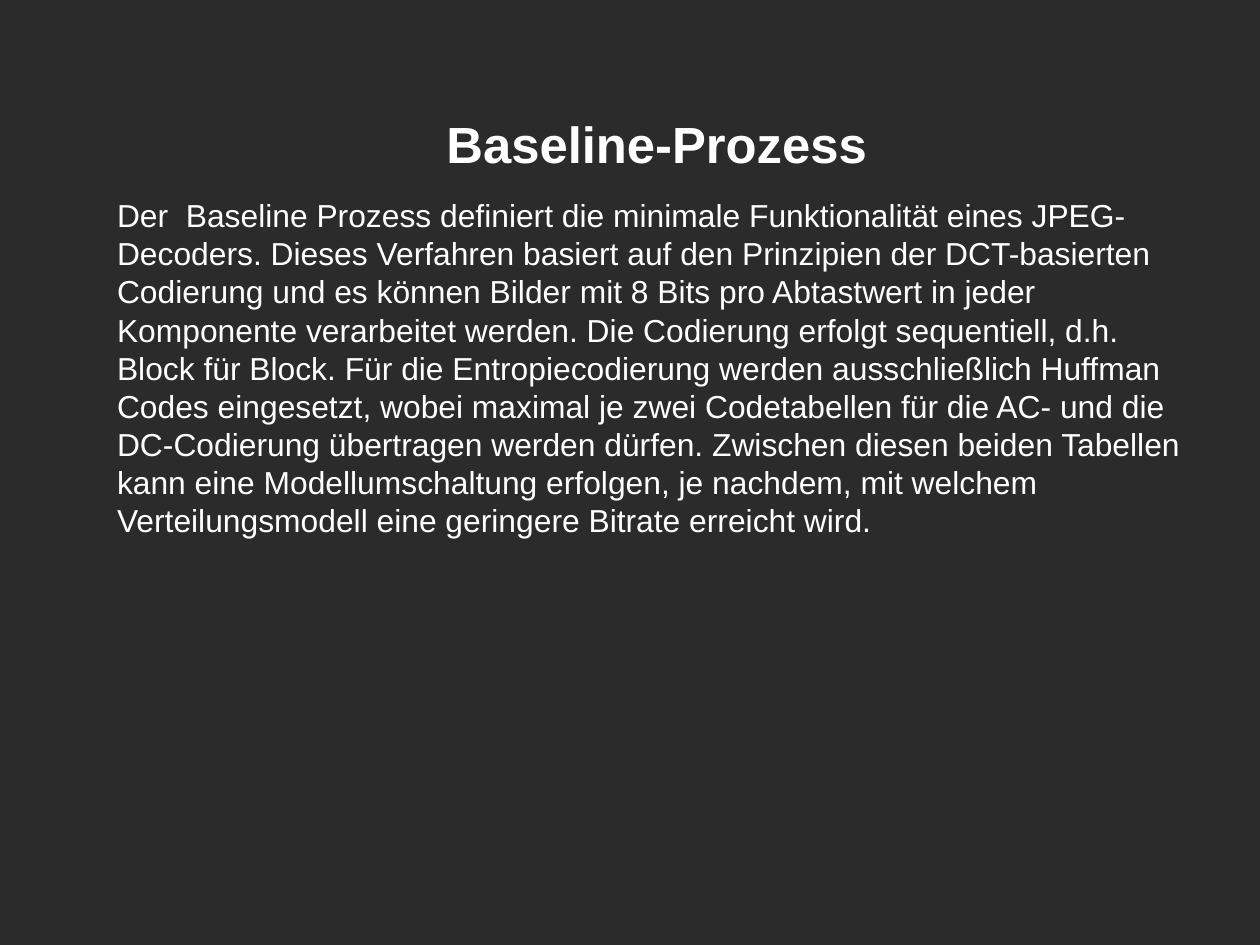
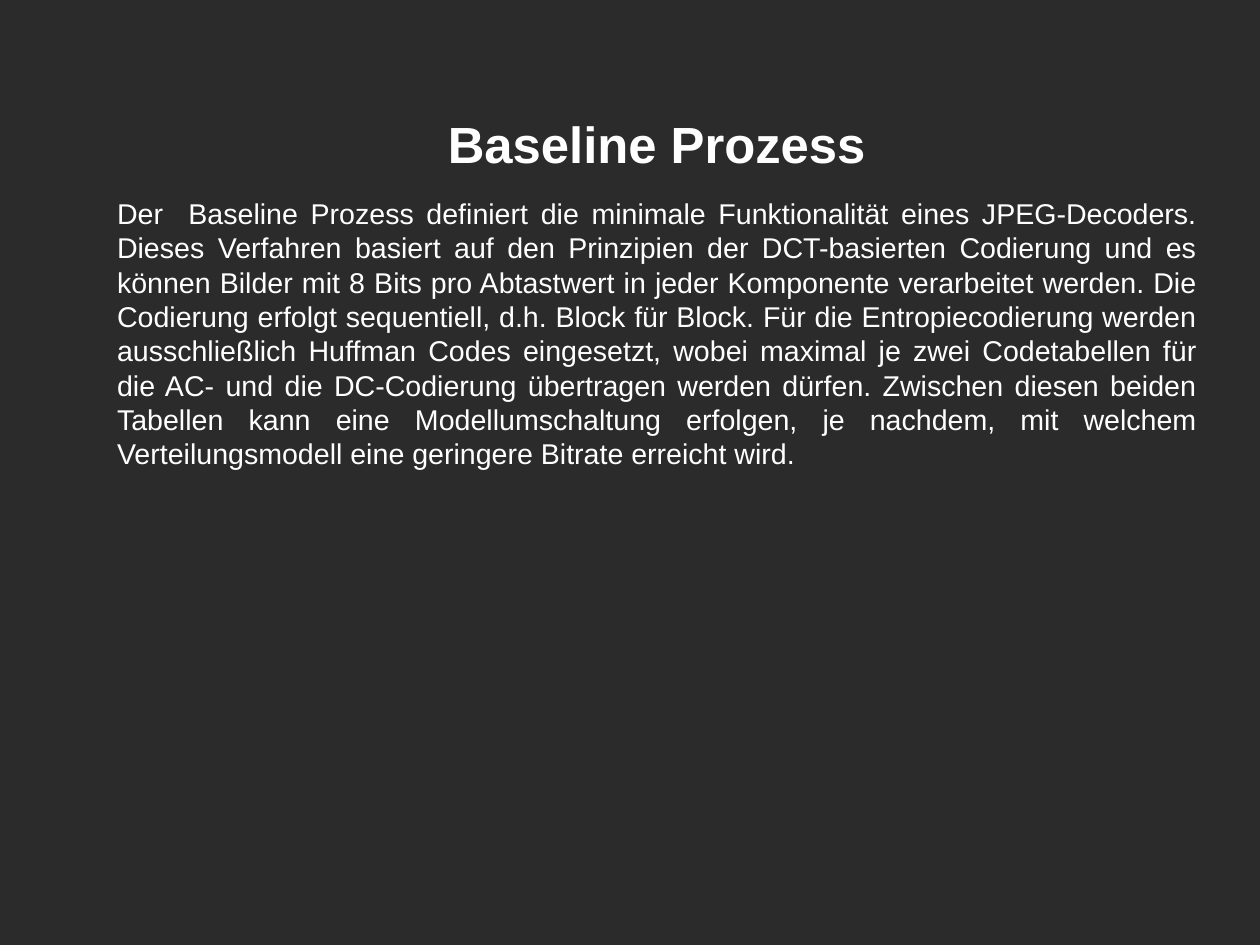
Before and after one commit to brayanGuarnizo/Datenkompresion, a slide deck: slide 11 of Daten kompresion.odp (slide 5 before the commit). Drawn at 1260x945 pixels with LibreOffice and Linux fonts; fonts in the diff are those of the drawing; background and template pictures are left out; a plain dark background stands for a picture behind light text. Boxes give left, top, right and bottom in pixels: in the first picture for what was removed or moved away, otherwise in the second. Text is boxed around its words. In the diff, an @@ line names an element or a change of style, - is before the commit and + after.

```diff
--- a/Daten kompresion.odp
+++ b/Daten kompresion.odp
@@ text at <box>448,126,866,164</box>: text changed @@
-Baseline-Prozess
+Baseline Prozess
@@ text at <box>117,203,1197,470</box>: size 20 to 18 pt; alignment left to justified @@
```
Also in this commit, not shown: 14 other slides changed, 9 slides added, 1 slide removed.
